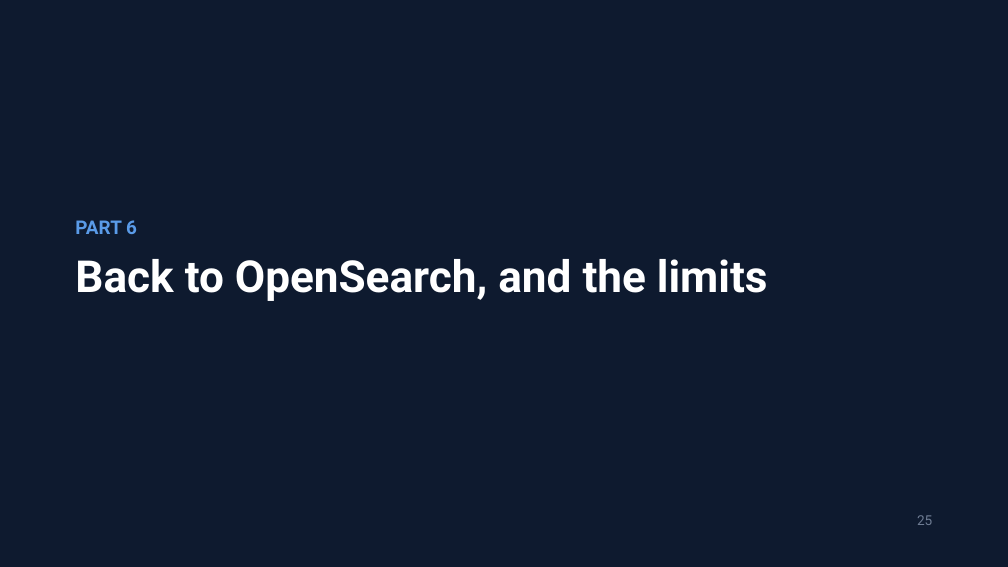
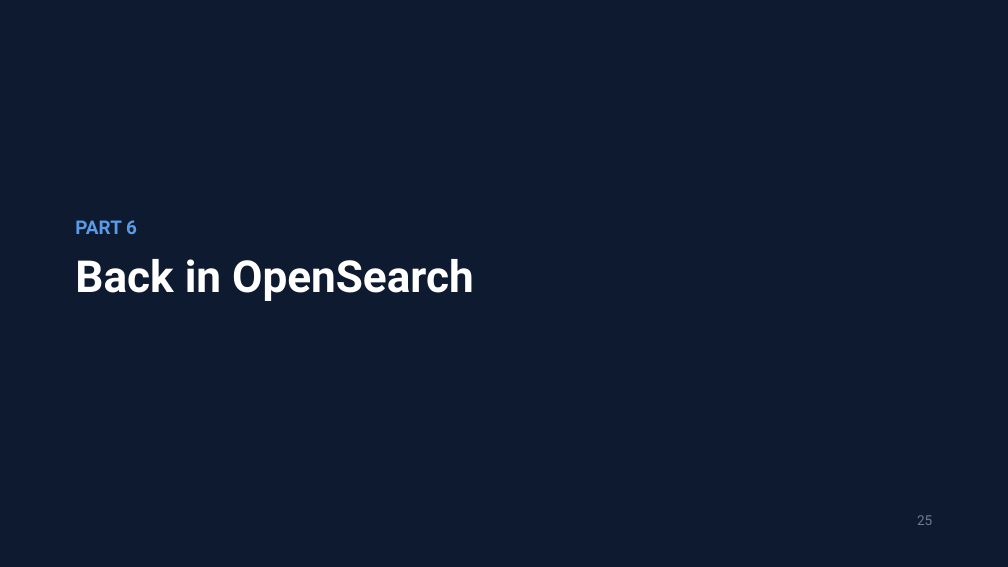
Before and after one commit to jzonthemtn/ldp-for-search, a slide deck: slide 25 of ldp_for_search_slides.pptx. Drawn at 1008x567 pixels with LibreOffice and Linux fonts; fonts in the diff are those of the drawing. Boxes give left, top, right and bottom in pixels: in the first picture for what was removed or moved away, otherwise in the second. Text is boxed around its words. In the diff, an @@ line names an element or a change of style, - is before the commit and + after.

```diff
--- a/ldp_for_search_slides.pptx
+++ b/ldp_for_search_slides.pptx
@@ text at box(75, 259, 474, 301): text changed @@
-Back to OpenSearch, and the limits
+Back in OpenSearch
```
Also in this commit, not shown: 14 other slides changed, 9 other files.
